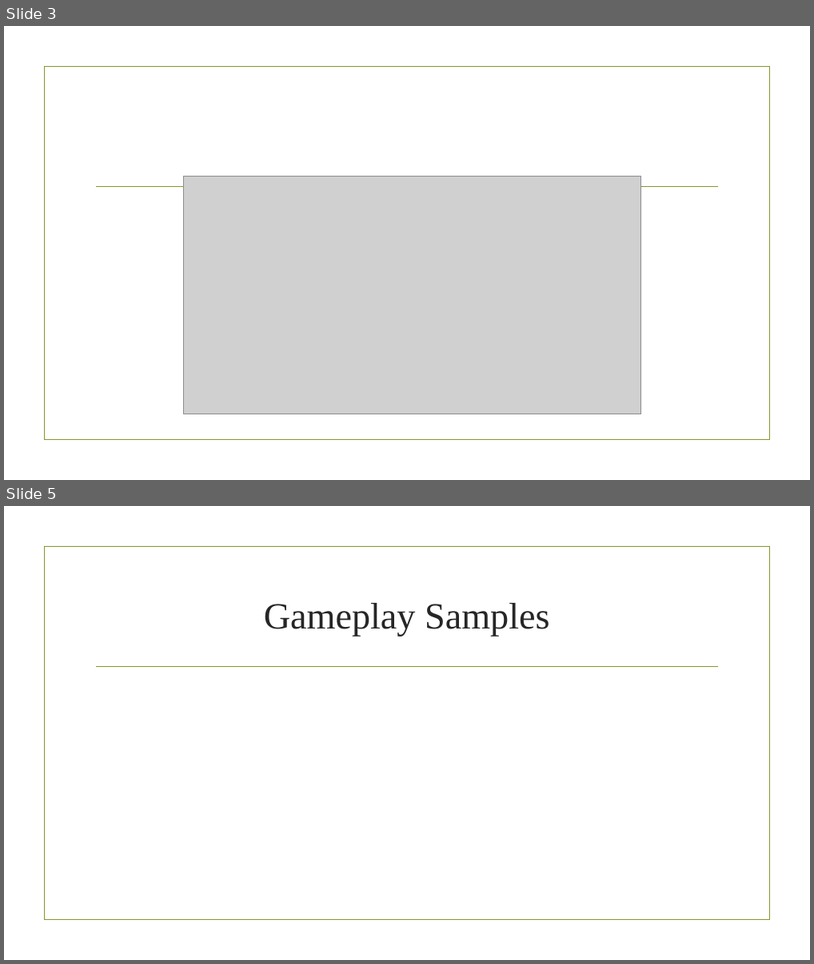
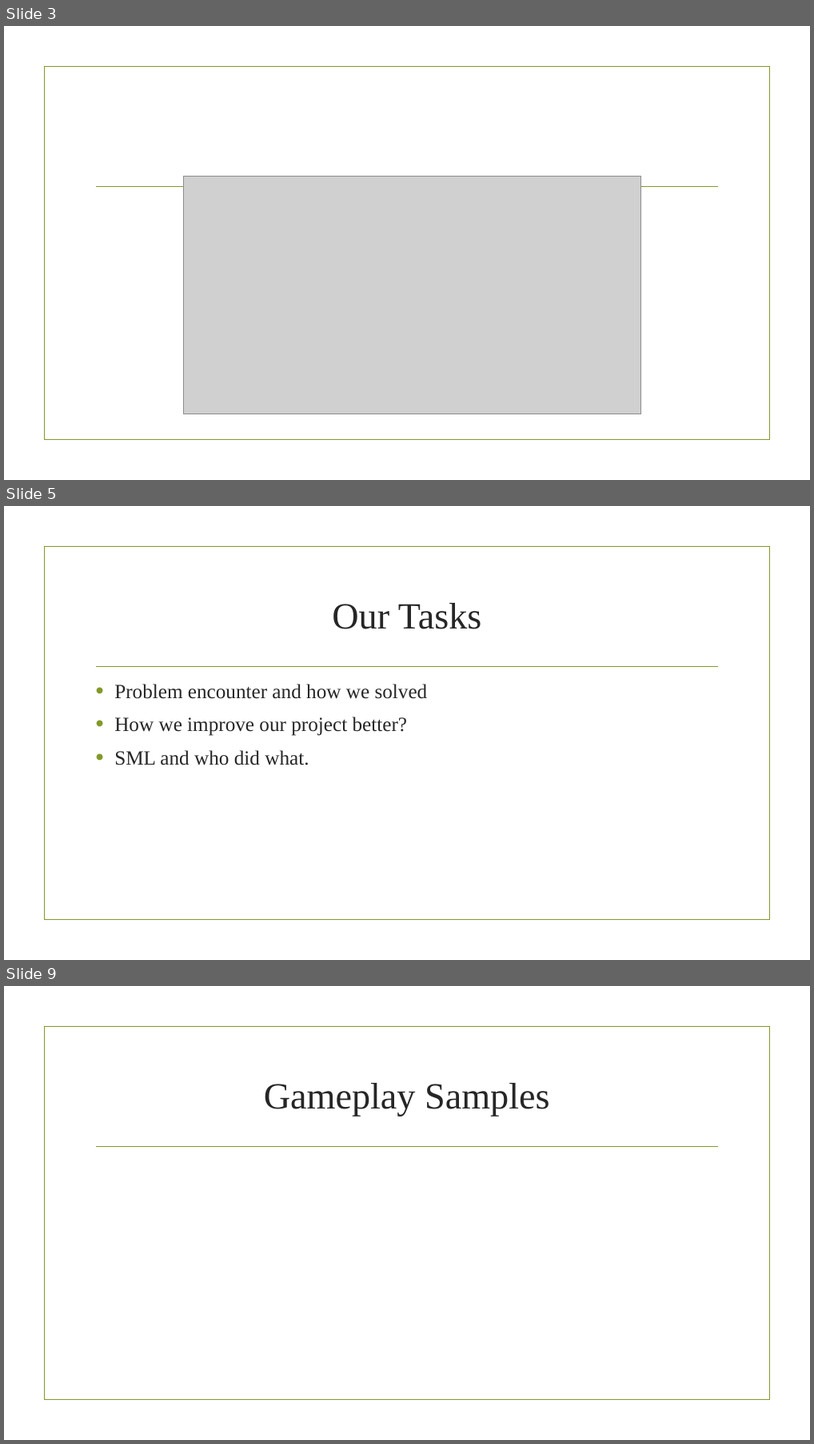
Before and after one commit to Glenn-Pao/StudioPStuff, a slide deck: Laser Cat (concept paper).pptx. Shown one above the other, each under a label of ours: slides 3 and 5 before the commit, slides 3, 5 and 9 after it; the slides between them are not shown. The pictures are 814x964 and 814x1444 pixels, drawn with LibreOffice and Linux fonts; fonts in the diff are those of the drawing; grey boxes stand for pictures; background and template pictures are left out. Boxes give left, top, right and bottom in pixels: in the first picture for what was removed or moved away, otherwise in the second. Text is boxed around its words. In the diff, an @@ line names an element or a change of style, - is before the commit and + after.

```diff
--- a/Laser Cat (concept paper).pptx
+++ b/Laser Cat (concept paper).pptx
@@ slide 5 added at (4, 506, 810, 960), background picture (left out); not listed: 2 template elements that a slide beside it also shows @@
@@ title added at (332, 603, 482, 629), 44 pt, text #262626 @@
+Our Tasks
@@ text added at (114, 684, 428, 765), 24 pt, text #262626 @@
+• Problem encounter and how we solved
+• How we improve our project better?
+• SML and who did what.
@@ what was slide 5 is now slide 9 @@
```
Also in this commit, not shown: 2 slides changed, 3 other slides added, 21 other files.
